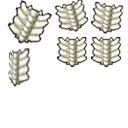
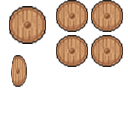
Layer changes from the first 128px x 128px image to the second:
showed "Layer 25", painted on it over box(8, 0, 123, 87)
hid "Layer 7" over box(7, 0, 124, 87)
